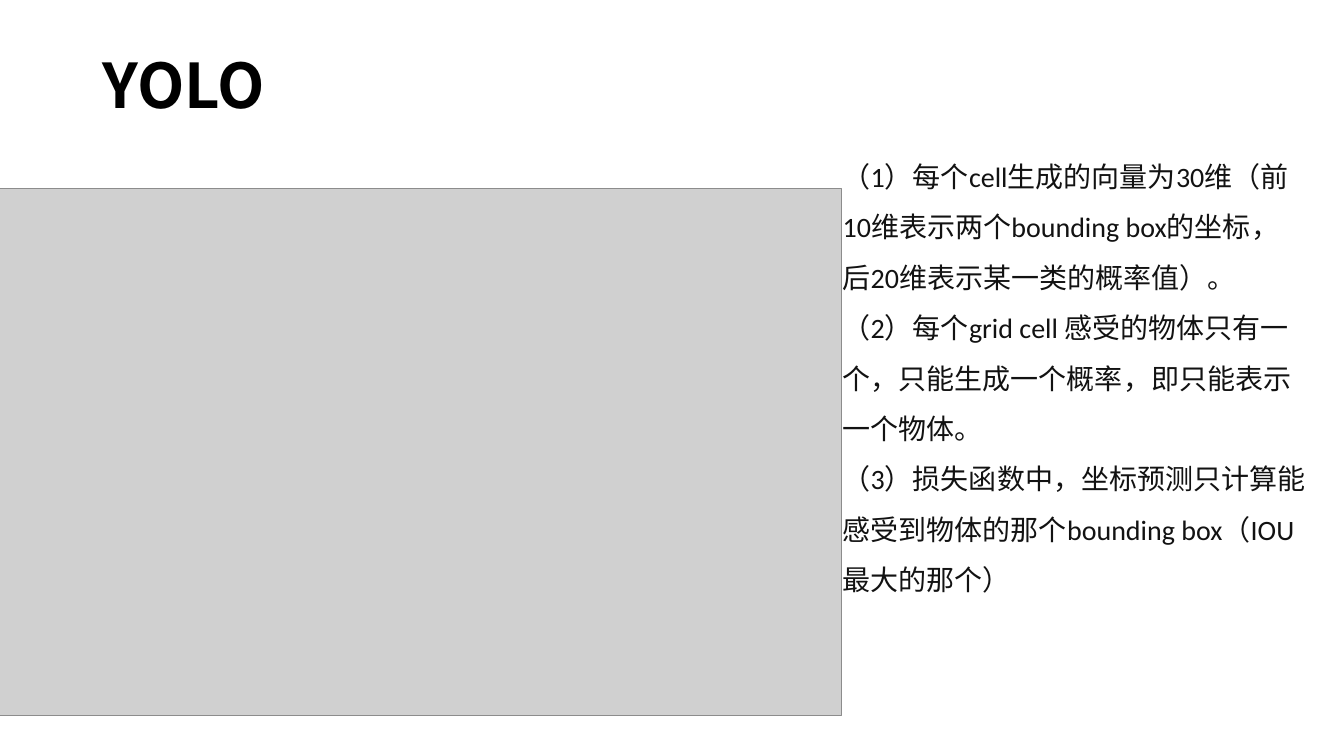
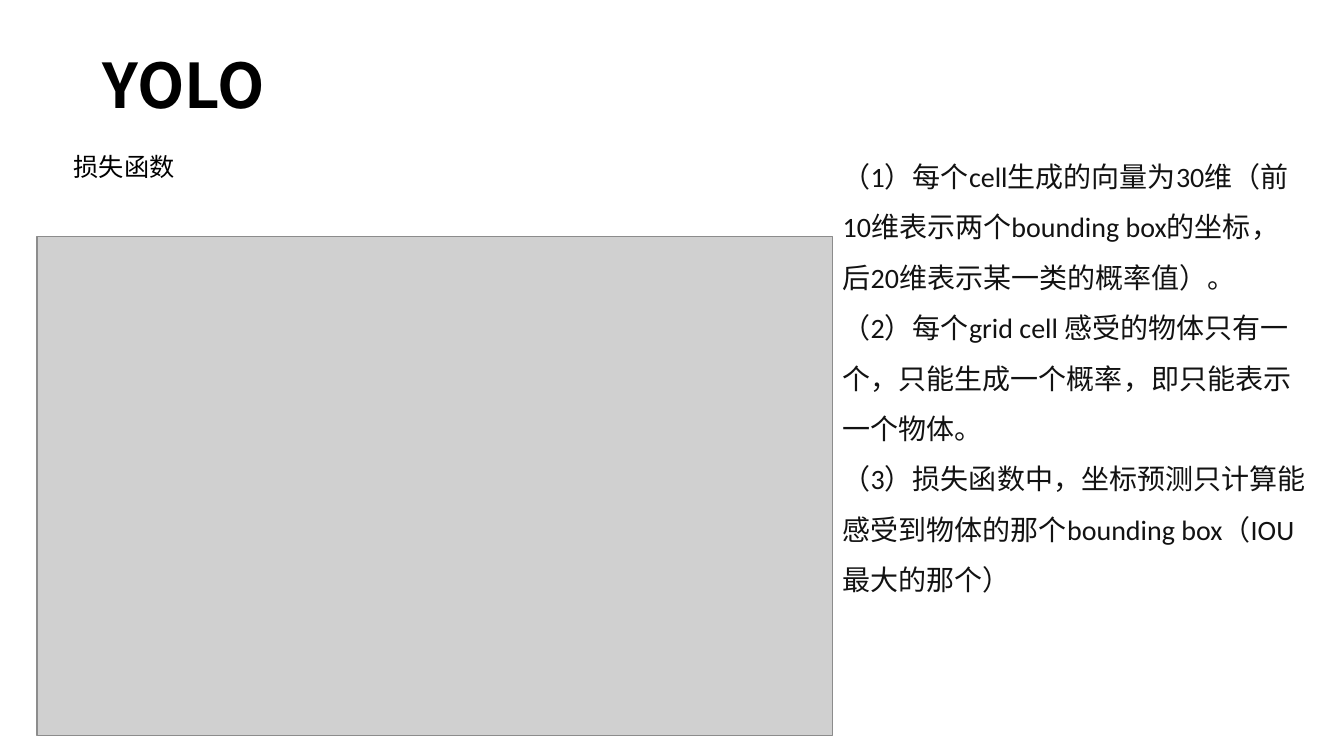
Before and after one commit to wqjteam/2021CVORDL, a slide deck: slide 3 of src/main/com/wqj/cv/bighomework/ZF2021347_吴清杰.pptx. Drawn at 1344x756 pixels with LibreOffice and Linux fonts; fonts in the diff are those of the drawing; grey boxes stand for pictures. Boxes give left, top, right and bottom in pixels: in the first picture for what was removed or moved away, otherwise in the second. Text is boxed around its words. In the diff, an @@ line names an element or a change of style, - is before the commit and + after.

```diff
--- a/src/main/com/wqj/cv/bighomework/ZF2021347_吴清杰.pptx
+++ b/src/main/com/wqj/cv/bighomework/ZF2021347_吴清杰.pptx
@@ text added at (x1=74, y1=154, x2=175, y2=178), 18 pt, text #000000 @@
+损失函数
@@ picture resized from (x1=0, y1=189, x2=842, y2=716) to (x1=37, y1=237, x2=833, y2=736) @@
```
Also in this commit, not shown: 2 other slides changed, 1 other file.
